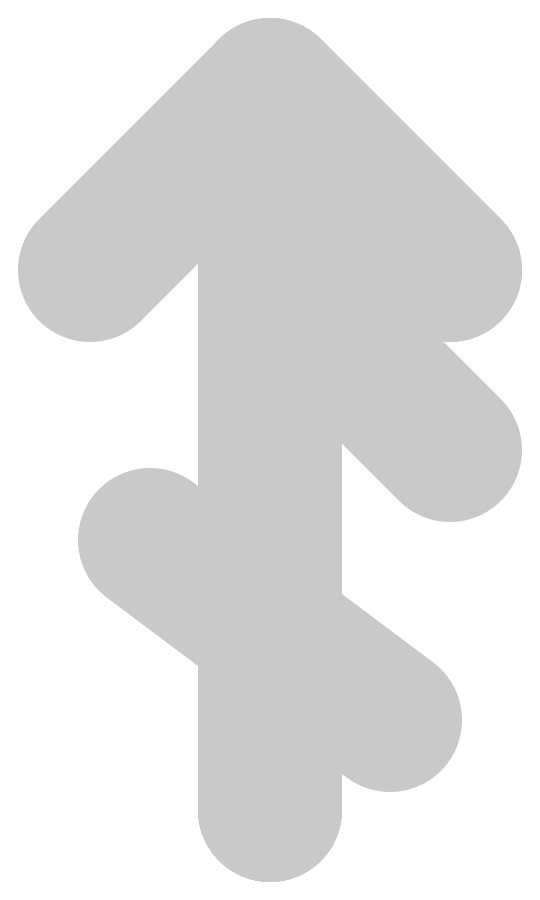
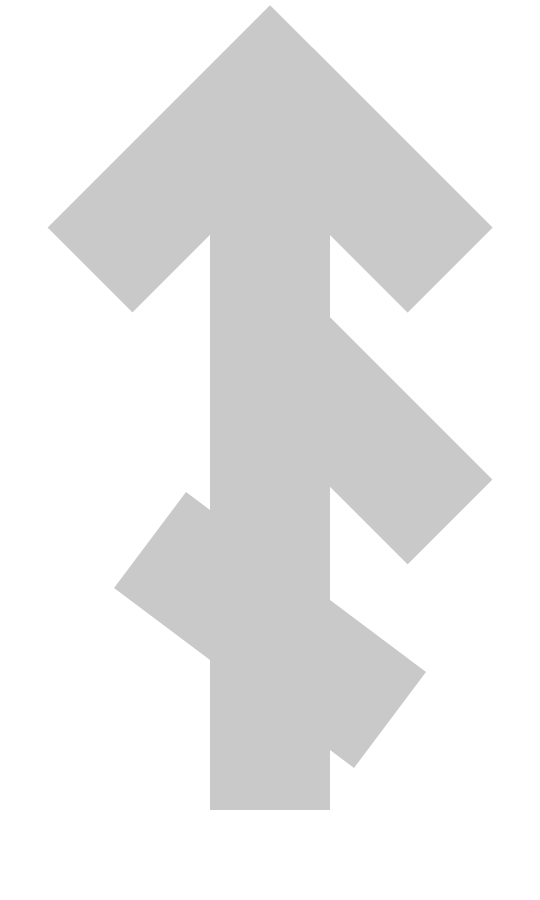
Layers edited between the first and the second 540px x 900px image:
painted on "N - Naudiz" over bbox(78, 18, 462, 882)
painted on "A - Ansuz" over bbox(198, 18, 522, 882)
painted on "T - Tiwaz" over bbox(18, 5, 522, 882)
